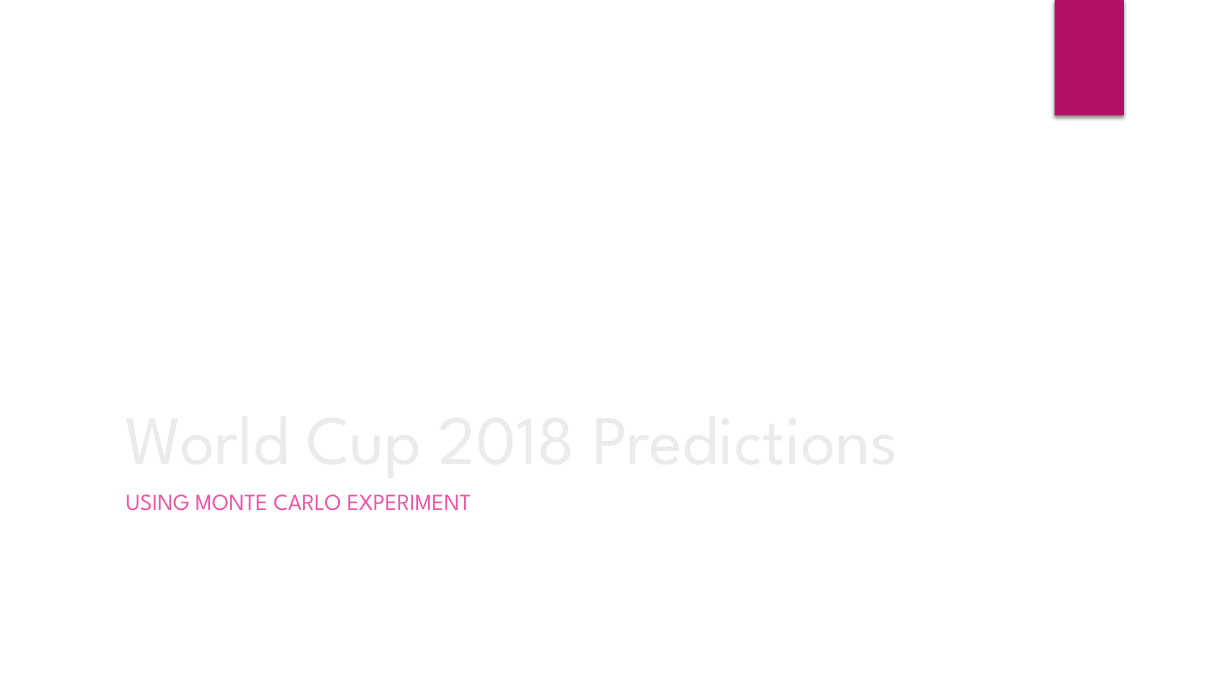
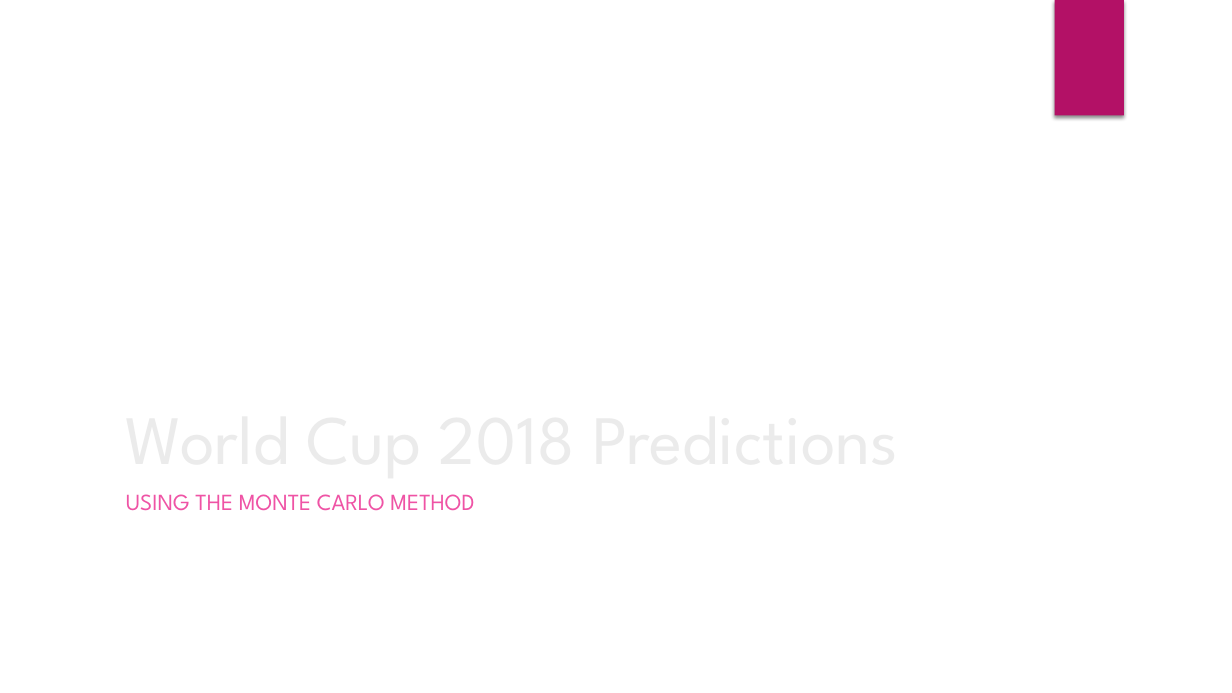
Before and after one commit to salimelawad/MonteCarloWorldCup2018, a slide deck: slide 1 of MonteCarloWorldCup2018.pptx. Drawn at 1232x693 pixels with LibreOffice and Linux fonts; fonts in the diff are those of the drawing; background and template pictures are left out. Boxes give left, top, right and bottom in pixels: in the first picture for what was removed or moved away, otherwise in the second. Text is boxed around its words. In the diff, an @@ line names an element or a change of style, - is before the commit and + after.

```diff
--- a/MonteCarloWorldCup2018.pptx
+++ b/MonteCarloWorldCup2018.pptx
@@ subtitle at [126, 494, 474, 511]: text changed @@
-USING MONTE CARLO EXPERIMENT
+USING THE MONTE CARLO METHOD
```
Also in this commit, not shown: 1 other slide changed, 7 slides added, 5 slides removed, 1 other file.
